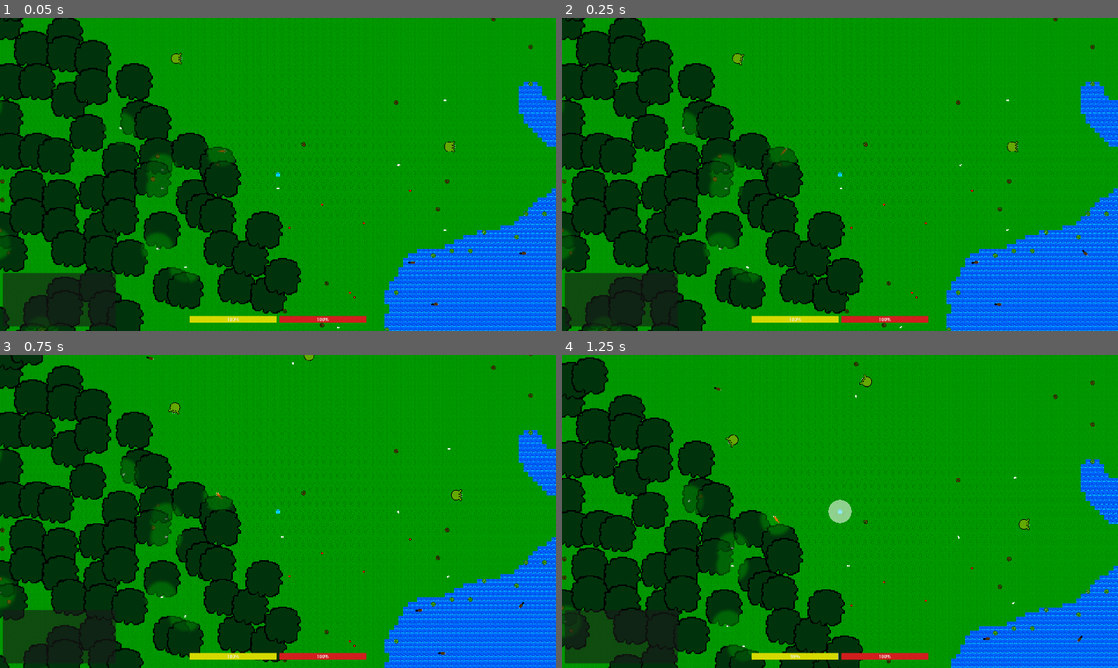
Above: before the commit, frames 1-4 (two rows, left to right).
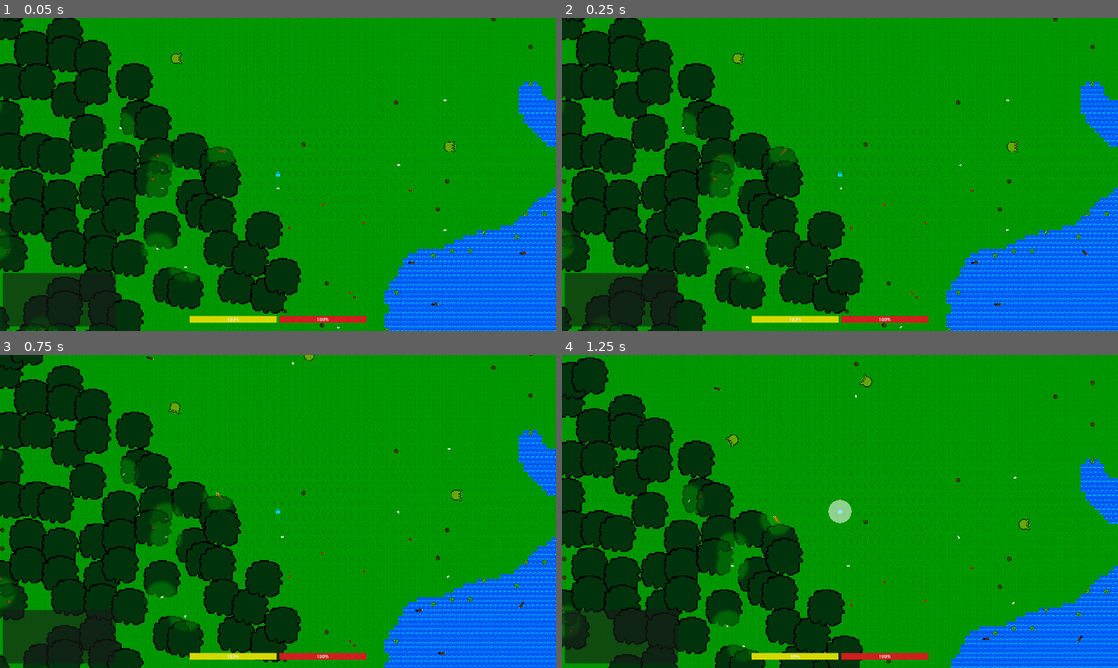
Above: after the commit, the same moments.

Repository: Kyhel/lost-in-pixels
Game: Godot game, scene res://scenes/game.tscn
The game is run twice, just before and just after one commit, with the same random seed, the same clock (stepped at 60 frames per second) and the same inputs.
Inputs:
- Up to frame 1 (0.05 s): no input
- Up to frame 2 (0.25 s): no input
- Up to frame 3 (0.75 s): hold Up (ui_up) from 0.53 s (still down); hold F (attack) from 0.53 s (still down)
- Up to frame 4 (1.25 s): keep holding Up (ui_up); keep holding F (attack)

Frame 1 is identical in both runs. In frame 2, less than 0.1% of the frame differs, in the area x 7-83%, y 11-100%; in frame 3, less than 0.1%, in the area x 30-84%, y 0-96%; in frame 4, less than 0.1%.

Commit message:
Simplify code

Diff:
--- a/data/abilities/effects/grow_flower_effect.gd
+++ b/data/abilities/effects/grow_flower_effect.gd
@@ -9,7 +9,7 @@
 	var forward := Vector2.from_angle(player.sprite.rotation - TAU / 4.0)
 	var distance := Player.PICKUP_RADIUS + ChunkManager.TILE_SIZE
 	var spawn_pos := player.global_position + forward * distance
-	if ObjectsManager.is_small_item_spawn_blocked(spawn_pos, _flower_data):
+	if ObjectsManager.is_item_spawn_blocked(spawn_pos, _flower_data):
 		return false
 	var chunk := ChunkManager.get_chunk_from_position(spawn_pos)
 	ObjectsManager.spawn_item_in_chunk(chunk, _flower_data, spawn_pos, 1)
--- a/managers/objects_manager.gd
+++ b/managers/objects_manager.gd
@@ -139,7 +139,7 @@
 			_environment_tile_occupied.erase(Vector2i(wx, wy))
 
 
-func is_small_item_spawn_blocked(
+func is_item_spawn_blocked(
 	world_pos: Vector2,
 	self_item_data: ItemData,
 	margin: float = PLACEMENT_MARGIN,
--- a/systems/spawn_system.gd
+++ b/systems/spawn_system.gd
@@ -10,10 +10,6 @@
 const RABBIT_SPAWN_TRY_COUNT = 5
 ## Tracks last time we spawned a rabbit in each chunk (for rate limiting).
 var _rabbit_last_spawn_time: Dictionary = {}
-
-
-func _is_small_spawnable_item(item: ItemData) -> bool:
-	return item.id == &"flower_red_1" or item.id == &"carrot"
 
 
 func _physics_process(delta: float) -> void:
@@ -74,7 +70,7 @@
 
 				if can_spawn:
 					var centered := world_pos + Vector2.ONE * ChunkManager.TILE_SIZE / 2.0
-					if _is_small_spawnable_item(item) and ObjectsManager.is_small_item_spawn_blocked(centered, item):
+					if ObjectsManager.is_item_spawn_blocked(centered, item):
 						continue
 					ObjectsManager.spawn_item_in_chunk(chunk.coords, item, centered)
 
